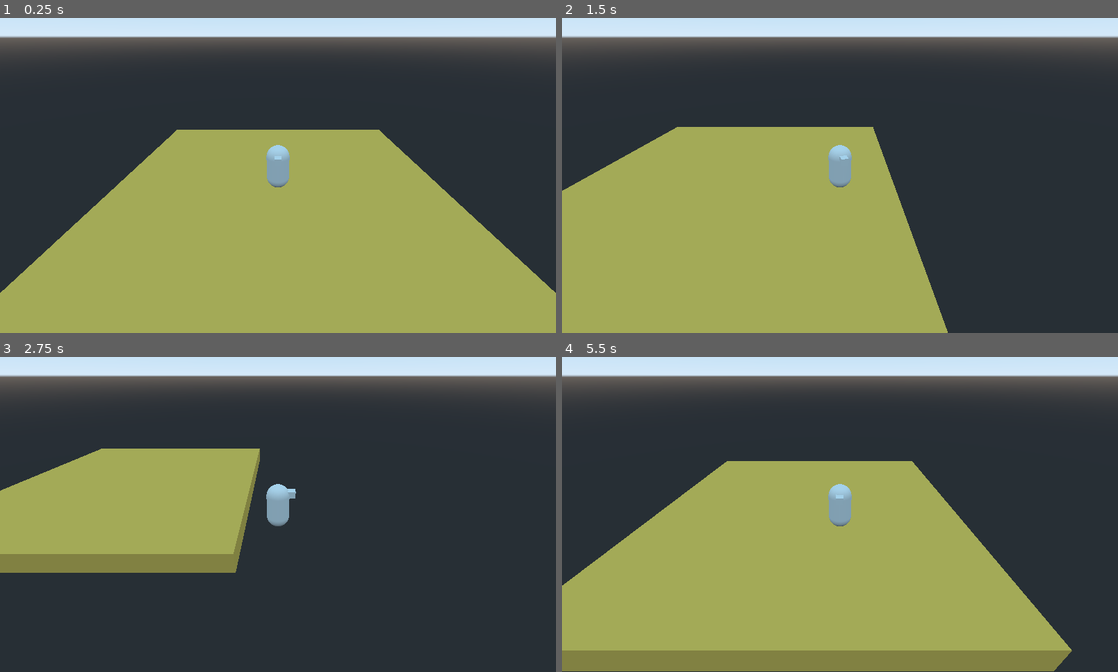
Above: before the commit, frames 1-4 (two rows, left to right).
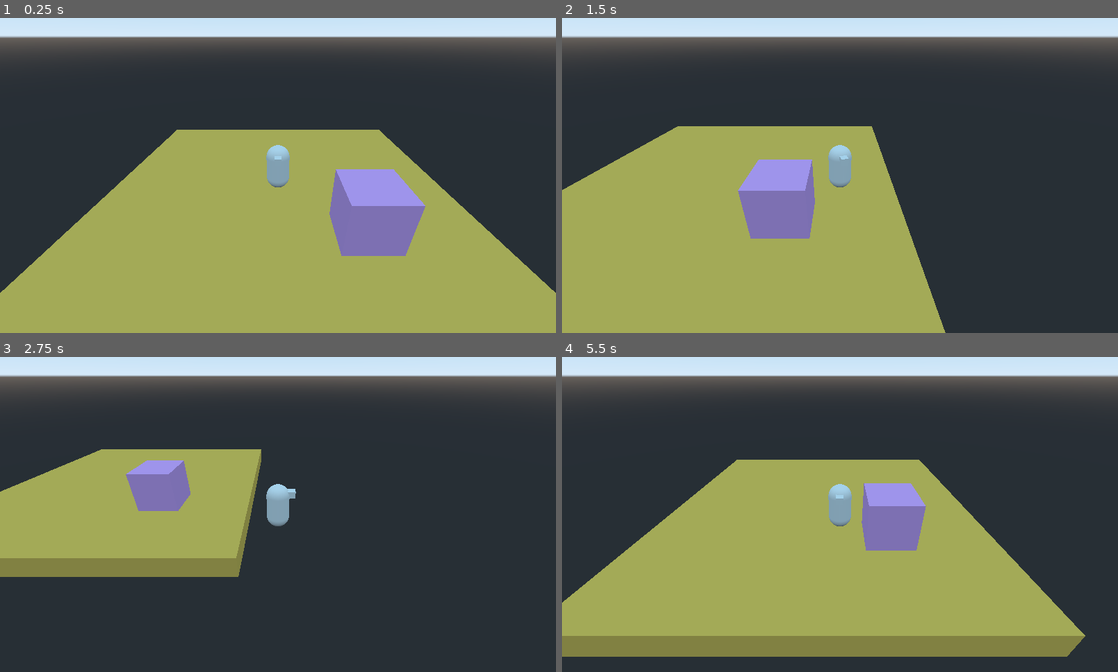
Above: after the commit, the same moments.

Repository: dsvoid/3d1
Game: Godot game, scene res://scenes and scripts/Level.tscn
Same seed, same stepped clock (60 frames per second), same inputs: the game is played once before the commit and once after it.
Inputs:
- Up to frame 1 (0.25 s): no input
- Up to frame 2 (1.5 s): tap Enter at 0.5 s; hold D (move_right) 0.53-1.28 s; hold S (move_down) from 1.28 s (still down)
- Up to frame 3 (2.75 s): release S (move_down) at 2.03 s; hold D (move_right) from 2.03 s (still down)
- Up to frame 4 (5.5 s): release D (move_right) at 2.78 s; hold W (move_up) 2.78-3.53 s; hold A (move_left) 3.53-5.03 s; hold S (move_down) from 5.03 s (still down)

The runs differ from the first frame. In frame 1, 3.9% of the frame differs, in the area x 59-77%, y 48-76%; in frame 2, 3.4%; in frame 3, 3.1%; in frame 4, 14%, in the area x 0-95%, y 32-100%.

Commit message:
added a box, tweaked acceleration

Diff:
--- a/scenes and scripts/Level.tscn
+++ b/scenes and scripts/Level.tscn
@@ -11,6 +11,14 @@
 [sub_resource type="CubeMesh" id=3]
 material = SubResource( 2 )
 size = Vector3( 15, 1, 15 )
+
+[sub_resource type="BoxShape" id=4]
+
+[sub_resource type="SpatialMaterial" id=6]
+albedo_color = Color( 0.968627, 0.705882, 1, 1 )
+
+[sub_resource type="CubeMesh" id=5]
+material = SubResource( 6 )
 
 [node name="Level" type="Spatial"]
 
@@ -25,3 +33,14 @@
 [node name="MeshInstance" type="MeshInstance" parent="Floor"]
 mesh = SubResource( 3 )
 material/0 = null
+
+[node name="Box" type="StaticBody" parent="."]
+transform = Transform( 1, 0, 0, 0, 1, 0, 0, 0, 1, -3, 1, -3 )
+
+[node name="CollisionShape" type="CollisionShape" parent="Box"]
+shape = SubResource( 4 )
+
+[node name="MeshInstance" type="MeshInstance" parent="Box"]
+transform = Transform( 1, 0, 0, 0, 1, 0, 0, 0, 1, 0.0024519, 0.0262985, -0.0318489 )
+mesh = SubResource( 5 )
+material/0 = null
--- a/scenes and scripts/Player.gd
+++ b/scenes and scripts/Player.gd
@@ -2,8 +2,8 @@
 
 
 var max_speed : float = 6.0
-var move_accel : float = 30.0
-var stop_accel : float = 30.0
+var move_accel : float = 45.0
+var stop_accel : float = 45.0
 var rot_accel : float = 8.0
 var vel : Vector3 = Vector3()
 
Not shown: 1 places in scenes and scripts/Level.tscn that only renumber resources
